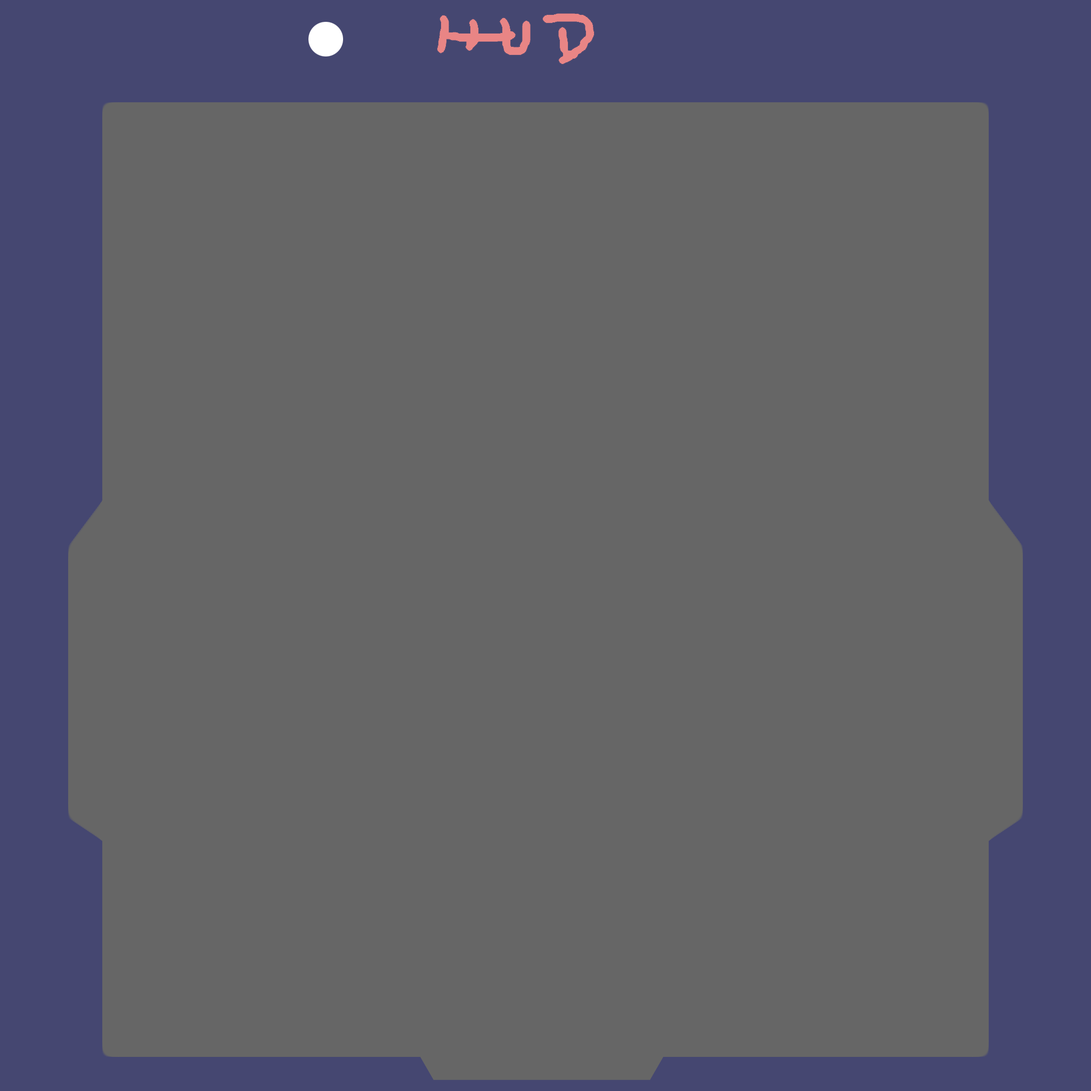
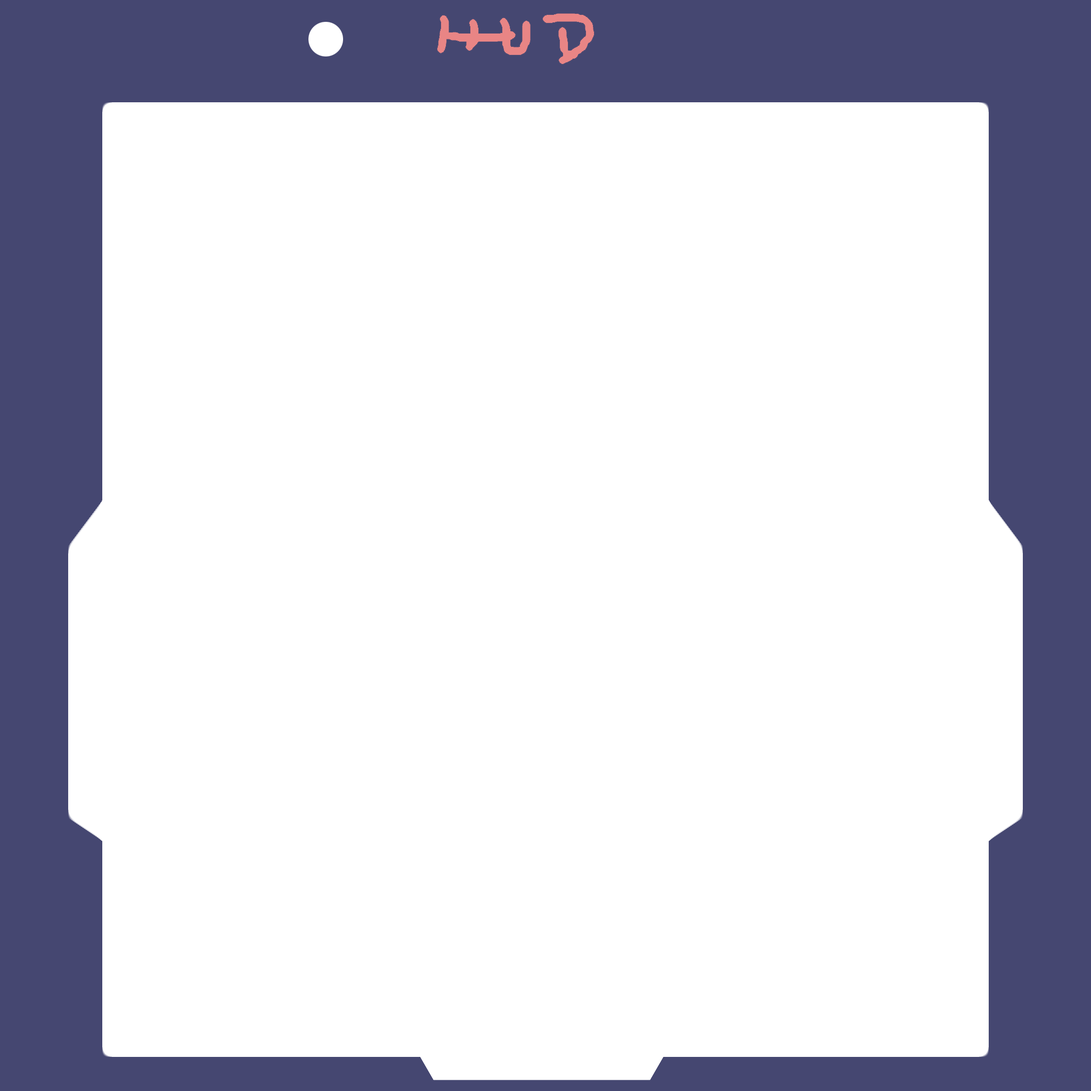
Layers edited between the first and the second 1091 x 1091 image:
painted on "Layer 1" over bbox(68, 102, 1024, 1081)
hid "BG" over bbox(68, 102, 1024, 1081)
